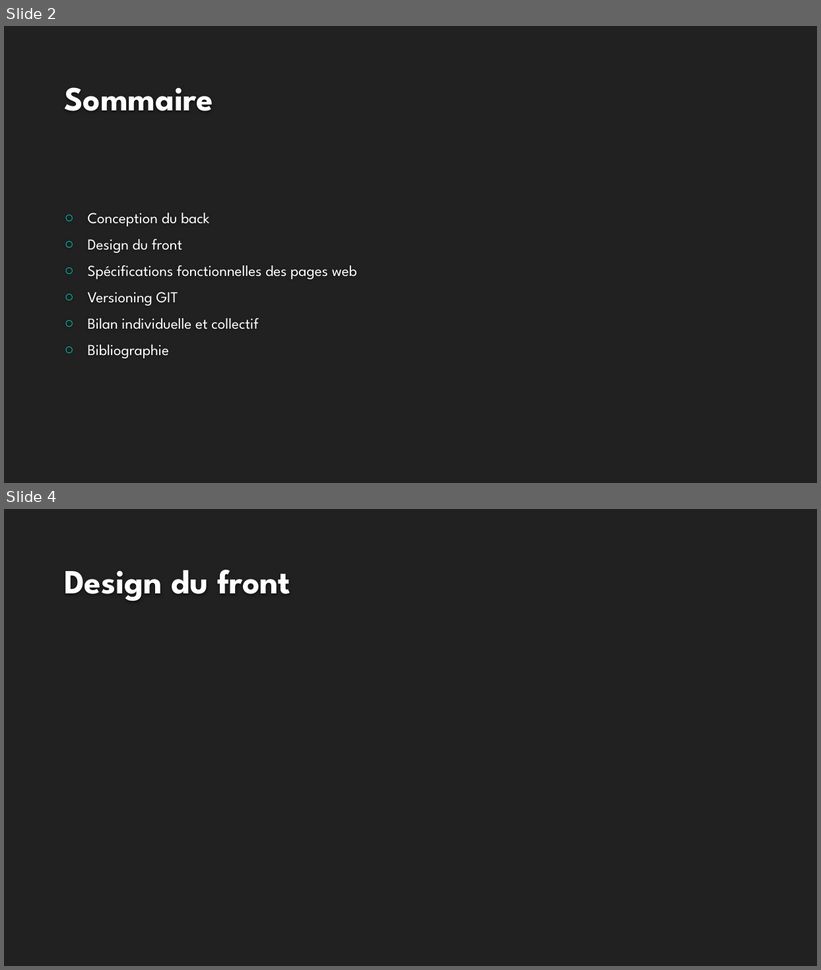
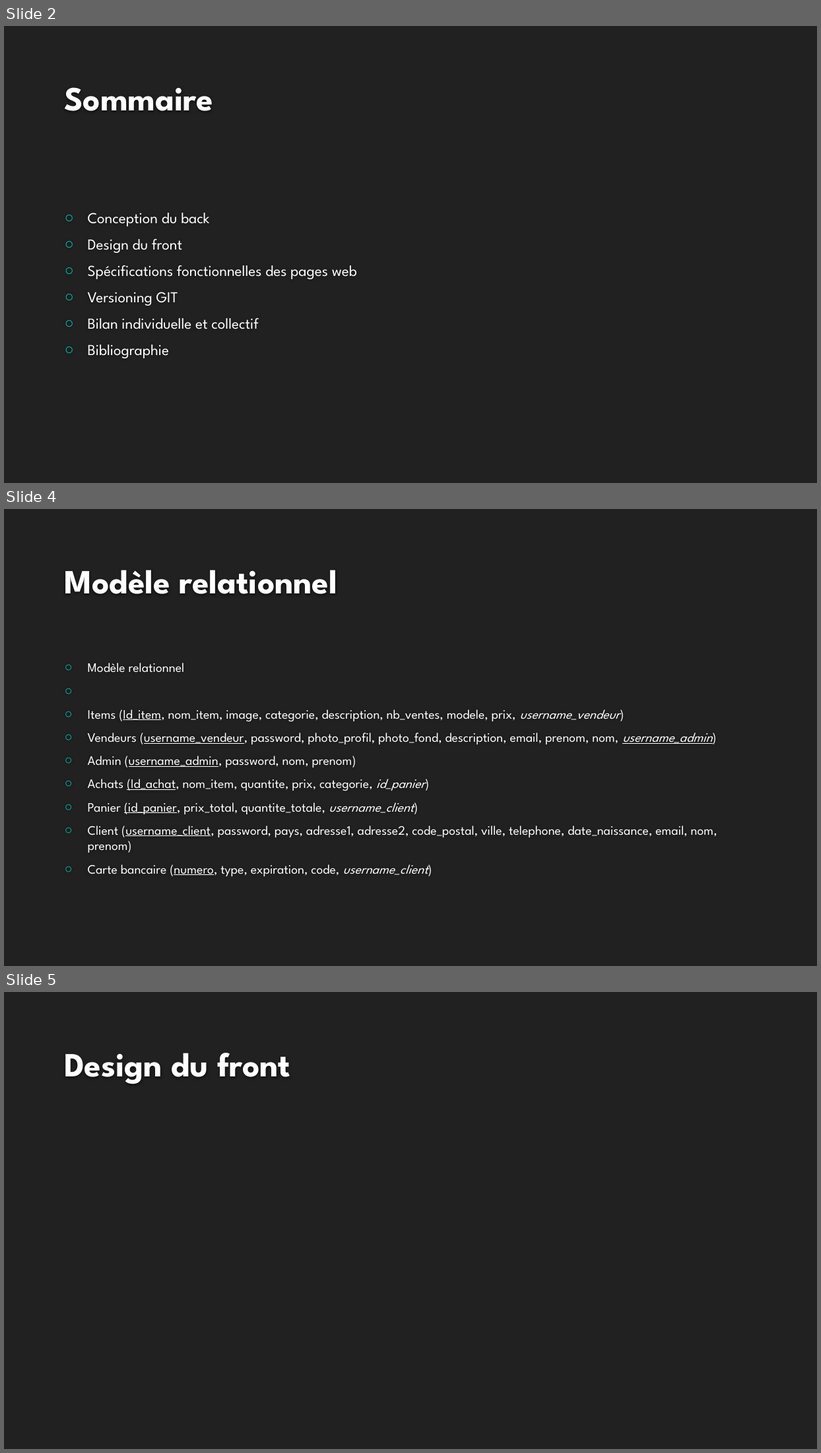
Before and after one commit to Whyrden/ECEAmazon, a slide deck: Présentation1.pptx. Shown one above the other, each under a label of ours: slides 2 and 4 before the commit, slides 2, 4 and 5 after it; the slides between them are not shown. The pictures are 821x970 and 821x1453 pixels, drawn with LibreOffice and Linux fonts; fonts in the diff are those of the drawing; background and template pictures are left out. Boxes give left, top, right and bottom in pixels: in the first picture for what was removed or moved away, otherwise in the second. Text is boxed around its words. In the diff, an @@ line names an element or a change of style, - is before the commit and + after.

```diff
--- a/Présentation1.pptx
+++ b/Présentation1.pptx
@@ slide 4 added at bbox=[4, 509, 817, 966], background #212121 @@
@@ title added at bbox=[64, 570, 337, 594], 40 pt, text #FEFEFE, bold @@
+Modèle relationnel
@@ text added at bbox=[88, 663, 717, 877], 15.3 pt, text #FFFFFF @@
+○ Modèle relationnel
+○ Items (Id_item, nom_item, image, categorie, description, nb_ventes, modele, prix, username_vendeur)
+○ Vendeurs (username_vendeur, password, photo_profil, photo_fond, description, email, prenom, nom, username_admin)
+○ Admin (username_admin, password, nom, prenom)
+○ Achats (Id_achat, nom_item, quantite, prix, categorie, id_panier)
+○ Panier (id_panier, prix_total, quantite_totale, username_client)
+○ Client (username_client, password, pays, adresse1, adresse2, code_postal, ville, telephone, date_naissance, email, nom, prenom)
+○ Carte bancaire (numero, type, expiration, code, username_client)
@@ what was slide 4 is now slide 5 @@
```
Also in this commit, not shown: 3 slides changed, 1 other slide added, 1 slide removed, 7 other files.
